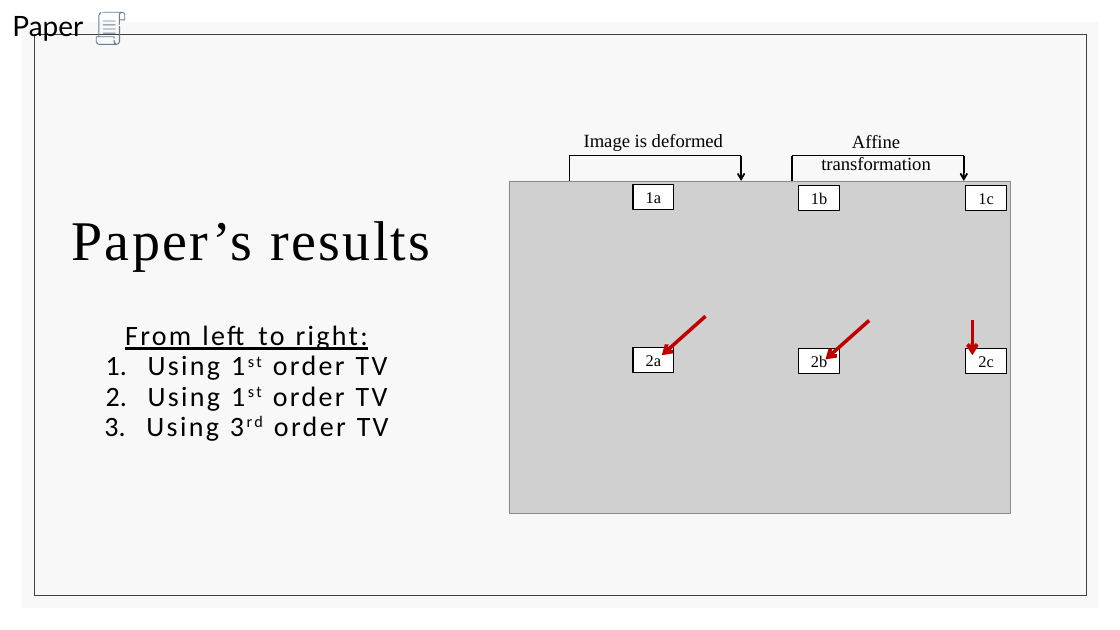
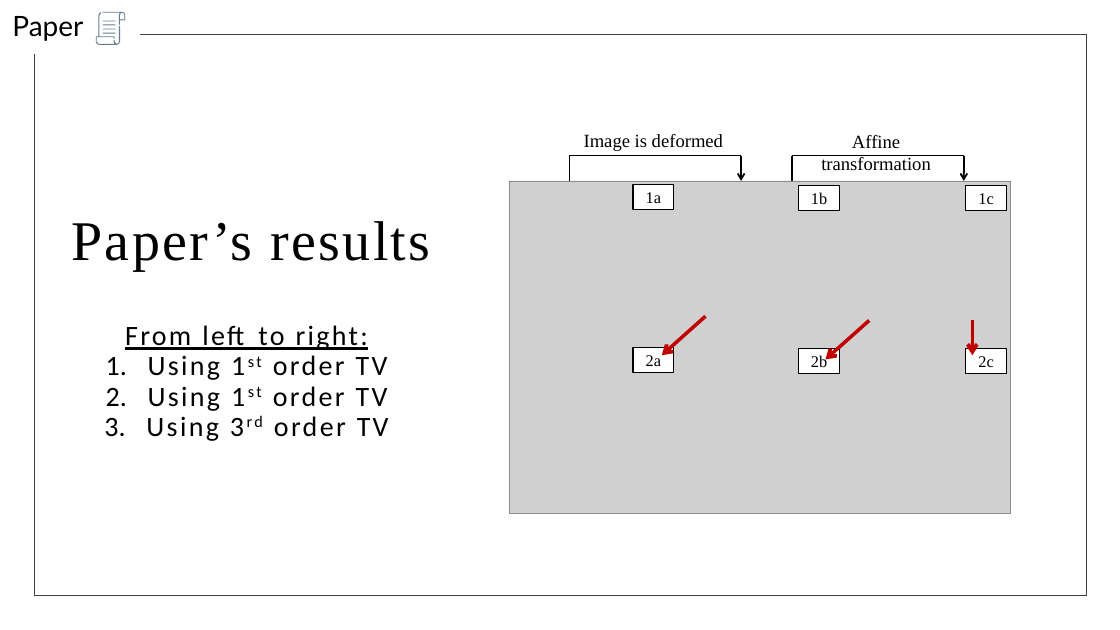
Before and after one commit to liordvir/AOTV, a slide deck: slide 6 of updated_presentation.pptx. Drawn at 1120x630 pixels with LibreOffice and Linux fonts; fonts in the diff are those of the drawing; grey boxes stand for pictures. Boxes give left, top, right and bottom in pixels: in the first picture for what was removed or moved away, otherwise in the second. Text is boxed around its words. In the diff, an @@ line names an element or a change of style, - is before the commit and + after.

```diff
--- a/updated_presentation.pptx
+++ b/updated_presentation.pptx
@@ rectangle added at <box>0,1,139,54</box>, fill #FFFFFF, outline #FFFFFF 1 pt @@
@@ rectangle added at <box>0,1,132,45</box>, fill #FFFFFF, outline #FFFFFF 1 pt @@
@@ rectangle removed at <box>22,22,1099,608</box> @@
```
Also in this commit, not shown: 11 other slides changed, 1 slide added, 1 slide removed, 1 other file.
